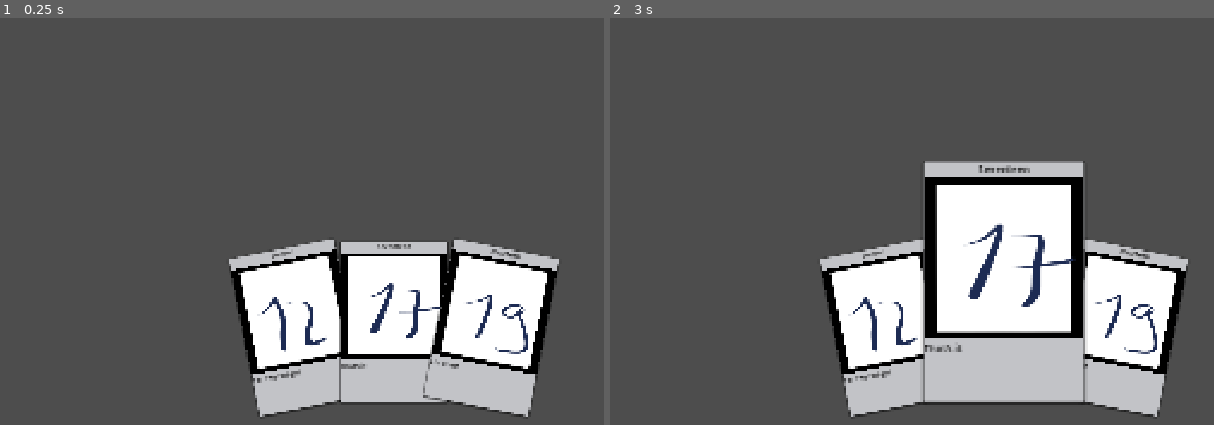
Above: before the commit, frames 1-2 (left to right).
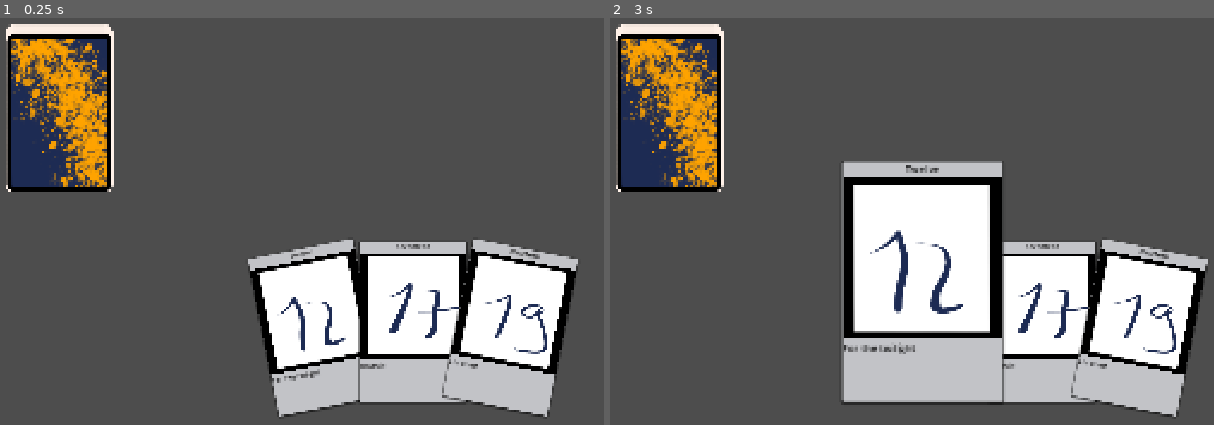
Above: after the commit, the same moments.

Repository: grizio/godot-samples
Game: Godot game, scene res://main.tscn
The game is run twice, just before and just after one commit, with the same random seed, the same clock (stepped at 60 frames per second) and the same inputs.
Inputs (mouse positions are in pixels of both pictures, inside the frame that each line leads up to):
- Up to frame 1 (0.25 s): no input
- Up to frame 2 (3 s): tap Enter at 0.5, 2 s; move the mouse to (1177, 209) at 0.52 s; click (1177, 209) at 0.67 s; tap Space at 1.25, 2.75 s; move the mouse to (845, 254) at 1.27 s; click (845, 254) at 1.42 s; move the mouse to (1081, 131) at 2.02 s; click (1081, 131) at 2.17 s; move the mouse to (966, 319) at 2.77 s; click (966, 319) at 2.92 s

The runs differ from the first frame. In frame 1, 16% of the frame differs, in the area x 0-96%, y 1-99%; in frame 2, 24%, in the area x 0-100%, y 1-99%.

Commit message:
add drawer

Diff:
--- a/card-selector/cards/card_tile.gd
+++ b/card-selector/card_tile/card_tile.gd
@@ -15,31 +15,22 @@
         max_index = value
         _setup()
 
-@onready var container: Panel = $CardTile
-@onready var title_label: Label = %Title
-@onready var texture_rect: TextureRect = %Texture
-@onready var description_text: RichTextLabel = %Description
+@onready var container: PanelContainer = $Container
+@onready var card_ui: CardUi = %CardUi
 @onready var minimum_size = custom_minimum_size.x
 
 var tween: Tween = null
 
 func _ready():
     _setup()
-    container.mouse_entered.connect(_on_mouse_entered)
-    container.mouse_exited.connect(_on_mouse_exited)
+    card_ui.mouse_entered.connect(_on_mouse_entered)
+    card_ui.mouse_exited.connect(_on_mouse_exited)
 
 func _setup() -> void:
-    if texture_rect == null:
+    if not is_node_ready():
         return
 
-    if card == null:
-        title_label.text = ""
-        texture_rect.texture = null
-        description_text.text = ""
-    else:
-        title_label.text = card.title
-        texture_rect.texture = card.texture
-        description_text.text = card.description
+    card_ui.card = card
 
     if index == 0:
         container.offset_transform_rotation = 0.0
--- /dev/null
+++ b/card-selector/card_tile/card_tile.tscn
@@ -0,0 +1,24 @@
+[gd_scene format=3 uid="uid://5yvf0m85hbju"]
+
+[ext_resource type="Script" uid="uid://8xmcrkeb25w" path="res://card_tile/card_tile.gd" id="1_hxtyv"]
+[ext_resource type="PackedScene" uid="uid://qc3lp2j5rxkg" path="res://card_tile/card_ui.tscn" id="2_7bsum"]
+
+[node name="CardTile" type="Control" unique_id=236924925]
+custom_minimum_size = Vector2(164, 0)
+layout_mode = 3
+anchors_preset = 0
+offset_right = 256.0
+offset_bottom = 512.0
+script = ExtResource("1_hxtyv")
+
+[node name="Container" type="PanelContainer" parent="." unique_id=1232004048]
+layout_mode = 0
+offset_right = 40.0
+offset_bottom = 40.0
+offset_transform_enabled = true
+offset_transform_pivot_ratio = Vector2(0.5, 1)
+
+[node name="CardUi" parent="Container" unique_id=1731679918 instance=ExtResource("2_7bsum")]
+unique_name_in_owner = true
+layout_mode = 2
+face = 0
--- /dev/null
+++ b/card-selector/card_tile/card_ui.gd
@@ -0,0 +1,47 @@
+class_name CardUi extends Control
+
+@export var card: Card:
+    set(value):
+        card = value
+        _setup()
+@export var face: Face = Face.BACK:
+    set(value):
+        face = value
+        _setup()
+
+enum Face {
+    FRONT,
+    BACK
+}
+
+@onready var front: Panel = $Front
+@onready var back: TextureRect = $Back
+@onready var title_label: Label = %Title
+@onready var texture_rect: TextureRect = %Texture
+@onready var description_text: RichTextLabel = %Description
+
+func _ready() -> void:
+    _setup()
+
+func _setup() -> void:
+    if not is_node_ready():
+        return
+
+    if card == null:
+        visible = false
+        title_label.text = ""
+        texture_rect.texture = null
+        description_text.text = ""
+    else:
+        visible = true
+        title_label.text = card.title
+        texture_rect.texture = card.texture
+        description_text.text = card.description
+
+    match face:
+        Face.FRONT:
+            front.visible = true
+            back.visible = false
+        Face.BACK:
+            front.visible = false
+            back.visible = true
--- /dev/null
+++ b/card-selector/card_tile/card_ui.tscn
@@ -0,0 +1,65 @@
+[gd_scene format=3 uid="uid://qc3lp2j5rxkg"]
+
+[ext_resource type="Script" uid="uid://dn7bvrhuuwvg4" path="res://card_tile/card_ui.gd" id="1_l8xr5"]
+[ext_resource type="Texture2D" uid="uid://c7xqbvy4nj7vq" path="res://cards/back-card.png" id="2_qqpnf"]
+
+[sub_resource type="StyleBoxFlat" id="StyleBoxFlat_sf5ia"]
+content_margin_left = 0.0
+content_margin_top = 0.0
+content_margin_right = 0.0
+content_margin_bottom = 0.0
+bg_color = Color(0.7607843, 0.7647059, 0.78039217, 1)
+corner_radius_top_left = 3
+corner_radius_top_right = 3
+corner_radius_bottom_right = 3
+corner_radius_bottom_left = 3
+corner_detail = 5
+shadow_size = 5
+shadow_offset = Vector2(0, 2)
+
+[node name="CardUi" type="Control" unique_id=1731679918]
+custom_minimum_size = Vector2(256, 384)
+layout_mode = 3
+anchors_preset = 0
+offset_right = 256.0
+offset_bottom = 384.0
+mouse_filter = 1
+script = ExtResource("1_l8xr5")
+
+[node name="Front" type="Panel" parent="." unique_id=514241835]
+custom_minimum_size = Vector2(256, 384)
+custom_maximum_size = Vector2(256, 384)
+layout_mode = 0
+offset_transform_enabled = true
+offset_transform_pivot_ratio = Vector2(0.5, 1)
+mouse_filter = 1
+theme_override_styles/panel = SubResource("StyleBoxFlat_sf5ia")
+
+[node name="VBoxContainer" type="VBoxContainer" parent="Front" unique_id=440211237]
+layout_mode = 1
+anchors_preset = 15
+anchor_right = 1.0
+anchor_bottom = 1.0
+grow_horizontal = 2
+grow_vertical = 2
+
+[node name="Title" type="Label" parent="Front/VBoxContainer" unique_id=1422209984]
+unique_name_in_owner = true
+layout_mode = 2
+theme_override_colors/font_color = Color(0, 0, 0, 1)
+horizontal_alignment = 1
+
+[node name="Texture" type="TextureRect" parent="Front/VBoxContainer" unique_id=1562766028]
+unique_name_in_owner = true
+custom_minimum_size = Vector2(256, 256)
+layout_mode = 2
+
+[node name="Description" type="RichTextLabel" parent="Front/VBoxContainer" unique_id=617030364]
+unique_name_in_owner = true
+layout_mode = 2
+theme_override_colors/default_color = Color(0, 0, 0, 1)
+fit_content = true
+
+[node name="Back" type="TextureRect" parent="." unique_id=819052631]
+layout_mode = 0
+texture = ExtResource("2_qqpnf")
--- a/card-selector/cards.gd
+++ b/card-selector/cards.gd
@@ -1,10 +1,16 @@
 class_name Cards extends HBoxContainer
 
 func _ready() -> void:
+    _setup()
+    child_order_changed.connect(_on_child_order_changed)
+
+func _setup() -> void:
     var children = get_children()
     var nb_children = children.size()
     var middle: float = (nb_children - 1) / 2.0
+    @warning_ignore("integer_division")
     var max_index: int = nb_children / 2 if nb_children % 2 == 0 else (nb_children - 1) / 2
+
     for i in range(nb_children):
         var child = children[i]
         if i == middle:
@@ -14,3 +20,6 @@
         else:
             child.index = - (middle - i)
         child.max_index = max_index
+
+func _on_child_order_changed() -> void:
+    _setup()
--- a/card-selector/cards/card_tile.tscn
+++ /dev/null
@@ -1,65 +0,0 @@
-[gd_scene format=3 uid="uid://5yvf0m85hbju"]
-
-[ext_resource type="Script" uid="uid://8xmcrkeb25w" path="res://cards/card_tile.gd" id="1_hxtyv"]
-
-[sub_resource type="StyleBoxFlat" id="StyleBoxFlat_exjqi"]
-content_margin_left = 0.0
-content_margin_top = 0.0
-content_margin_right = 0.0
-content_margin_bottom = 0.0
-bg_color = Color(0.7607843, 0.7647059, 0.78039217, 1)
-corner_radius_top_left = 3
-corner_radius_top_right = 3
-corner_radius_bottom_right = 3
-corner_radius_bottom_left = 3
-corner_detail = 5
-shadow_size = 5
-shadow_offset = Vector2(0, 2)
-
-[node name="CardTile" type="Control" unique_id=236924925]
-custom_minimum_size = Vector2(164, 0)
-layout_mode = 3
-anchors_preset = 0
-offset_right = 256.0
-offset_bottom = 512.0
-script = ExtResource("1_hxtyv")
-
-[node name="CardTile" type="Panel" parent="." unique_id=897863184]
-custom_minimum_size = Vector2(256, 384)
-custom_maximum_size = Vector2(256, 384)
-layout_mode = 1
-anchors_preset = 5
-anchor_left = 0.5
-anchor_right = 0.5
-offset_left = -128.0
-offset_right = 128.0
-offset_bottom = 384.0
-grow_horizontal = 2
-offset_transform_enabled = true
-offset_transform_pivot_ratio = Vector2(0.5, 1)
-theme_override_styles/panel = SubResource("StyleBoxFlat_exjqi")
-
-[node name="VBoxContainer" type="VBoxContainer" parent="CardTile" unique_id=1561308014]
-layout_mode = 1
-anchors_preset = 15
-anchor_right = 1.0
-anchor_bottom = 1.0
-grow_horizontal = 2
-grow_vertical = 2
-
-[node name="Title" type="Label" parent="CardTile/VBoxContainer" unique_id=282132120]
-unique_name_in_owner = true
-layout_mode = 2
-theme_override_colors/font_color = Color(0, 0, 0, 1)
-horizontal_alignment = 1
-
-[node name="Texture" type="TextureRect" parent="CardTile/VBoxContainer" unique_id=1735618702]
-unique_name_in_owner = true
-custom_minimum_size = Vector2(256, 256)
-layout_mode = 2
-
-[node name="Description" type="RichTextLabel" parent="CardTile/VBoxContainer" unique_id=1397957486]
-unique_name_in_owner = true
-layout_mode = 2
-theme_override_colors/default_color = Color(0, 0, 0, 1)
-fit_content = true
--- /dev/null
+++ b/card-selector/drawer.gd
@@ -0,0 +1,44 @@
+class_name Drawer extends VBoxContainer
+
+signal pressed()
+
+const CardUiScene = preload("res://card_tile/card_ui.tscn")
+
+@export var cards: Array[Card]:
+    set(value):
+        cards = value
+        _setup()
+
+func _ready() -> void:
+    _setup()
+    gui_input.connect(_on_gui_input)
+
+func _setup() -> void:
+    if not is_node_ready():
+        return
+
+    while get_child_count() > 0:
+        remove_child(get_child(0))
+
+    for i in range(cards.size()):
+        var control = Control.new()
+        control.mouse_filter = Control.MOUSE_FILTER_PASS
+        add_child(control)
+        var card_ui = CardUiScene.instantiate()
+        card_ui.card = cards[i]
+        control.add_child(card_ui)
+
+func draw() -> Card:
+    if cards.size() == 0:
+        return null
+
+    var card = cards.pop_front()
+    remove_child(get_child(0))
+
+    return card
+
+func _on_gui_input(event: InputEvent) -> void:
+    if event is InputEventMouseButton:
+        if event.button_index == MOUSE_BUTTON_LEFT:
+            if event.pressed:
+                pressed.emit()
--- /dev/null
+++ b/card-selector/drawer.tscn
@@ -0,0 +1,22 @@
+[gd_scene format=3 uid="uid://bqdl7o07kwqgp"]
+
+[ext_resource type="Script" uid="uid://cyg1p84rlbrwd" path="res://drawer.gd" id="1_qe6j5"]
+[ext_resource type="PackedScene" uid="uid://qc3lp2j5rxkg" path="res://card_tile/card_ui.tscn" id="2_kj86r"]
+
+[node name="Drawer" type="VBoxContainer" unique_id=1977351445]
+offset_bottom = 1.0
+theme_override_constants/separation = 1
+alignment = 2
+script = ExtResource("1_qe6j5")
+
+[node name="Control" type="Control" parent="." unique_id=28511942]
+layout_mode = 2
+
+[node name="CardUi" parent="Control" unique_id=1731679918 instance=ExtResource("2_kj86r")]
+layout_mode = 0
+
+[node name="Control2" type="Control" parent="." unique_id=32420267]
+layout_mode = 2
+
+[node name="CardUi" parent="Control2" unique_id=683585022 instance=ExtResource("2_kj86r")]
+layout_mode = 0
--- /dev/null
+++ b/card-selector/main.gd
@@ -0,0 +1,104 @@
+extends Control
+
+const CardUiScene = preload("res://card_tile/card_ui.tscn")
+const CardTileScene = preload("res://card_tile/card_tile.tscn")
+
+const card_move_speed = 5000
+
+@onready var cards: Cards = $Cards
+@onready var drawer: Drawer = $Drawer
+
+var move_state: MoveState = MoveState.NONE
+var moving_card: CardUi = null
+var created_card_tile: CardTile = null
+
+enum MoveState {
+    NONE,
+    MOVING,
+    FLIPPING
+}
+
+var all_cards: Array[Card] = [
+    preload("res://cards/card1.tres"),
+    preload("res://cards/card2.tres"),
+    preload("res://cards/card3.tres"),
+    preload("res://cards/card4.tres"),
+    preload("res://cards/card5.tres"),
+    preload("res://cards/card6.tres"),
+    preload("res://cards/card7.tres"),
+    preload("res://cards/card8.tres"),
+    preload("res://cards/card9.tres"),
+    preload("res://cards/card10.tres"),
+    preload("res://cards/card11.tres"),
+    preload("res://cards/card12.tres"),
+    preload("res://cards/card13.tres"),
+    preload("res://cards/card14.tres"),
+    preload("res://cards/card15.tres"),
+    preload("res://cards/card16.tres"),
+    preload("res://cards/card17.tres"),
+    preload("res://cards/card18.tres"),
+    preload("res://cards/card19.tres"),
+    preload("res://cards/card20.tres"),
+]
+
+func _ready() -> void:
+    var drawer_cards = all_cards.duplicate()
+    drawer_cards.shuffle()
+    drawer.cards = drawer_cards
+
+    drawer.pressed.connect(_on_drawer_pressed)
+
+func _process(delta: float) -> void:
+    if moving_card != null:
+        moving_card.global_position = moving_card.global_position.move_toward(created_card_tile.global_position, card_move_speed * delta)
+        if moving_card.global_position.distance_squared_to(created_card_tile.global_position) < 16:
+            moving_card.global_position = created_card_tile.global_position
+            flip_card()
+
+func flip_card() -> void:
+    if move_state == MoveState.FLIPPING:
+        return
+
+    move_state = MoveState.FLIPPING
+    var tween_1 = create_tween().set_ease(Tween.EASE_IN_OUT).set_trans(Tween.TRANS_CUBIC)
+    # Flip by scaling X to 0 and back
+    tween_1.tween_property(moving_card, "scale:x", 0.01, 0.15)
+    await tween_1.finished
+    moving_card.queue_free()
+
+    created_card_tile.modulate = Color.WHITE
+    created_card_tile.scale.x = 0
+    var tween_2 = create_tween().set_ease(Tween.EASE_IN_OUT).set_trans(Tween.TRANS_CUBIC)
+    tween_2.tween_property(created_card_tile, "scale:x", 1, 0.15)
+    await tween_2.finished
+
+    moving_card = null
+    created_card_tile = null
+    move_state = MoveState.NONE
+
+func _setup() -> void:
+    var drawer_cards = all_cards.duplicate()
+    drawer_cards.shuffle()
+
+    drawer.cards = drawer_cards
+
+    drawer.pressed.connect(_on_drawer_pressed)
+
+func _on_drawer_pressed() -> void:
+    if move_state != MoveState.NONE:
+        return
+
+    move_state = MoveState.MOVING
+    var card = drawer.draw()
+    if card == null:
+        return
+
+    moving_card = CardUiScene.instantiate()
+    moving_card.card = card
+    add_child(moving_card)
+    moving_card.global_position = drawer.global_position
+
+    created_card_tile = CardTileScene.instantiate()
+    created_card_tile.card = card
+    created_card_tile.modulate = Color.TRANSPARENT
+    cards.add_child(created_card_tile)
--- a/card-selector/main.tscn
+++ b/card-selector/main.tscn
@@ -1,18 +1,21 @@
 [gd_scene format=3 uid="uid://cral1vp8nqn35"]
 
 [ext_resource type="PackedScene" uid="uid://dl8kvb44clelk" path="res://cards.tscn" id="1_7mycd"]
-[ext_resource type="PackedScene" uid="uid://5yvf0m85hbju" path="res://cards/card_tile.tscn" id="1_lquwl"]
+[ext_resource type="Script" uid="uid://ctjkar7lolkgh" path="res://main.gd" id="1_272bh"]
+[ext_resource type="PackedScene" uid="uid://5yvf0m85hbju" path="res://card_tile/card_tile.tscn" id="1_lquwl"]
 [ext_resource type="Resource" uid="uid://b4is3ymvjhvqj" path="res://cards/card12.tres" id="3_lquwl"]
 [ext_resource type="Resource" uid="uid://yu6meopkrk6f" path="res://cards/card17.tres" id="4_7mycd"]
 [ext_resource type="Resource" uid="uid://j2uk81dd1ewj" path="res://cards/card19.tres" id="5_272bh"]
+[ext_resource type="PackedScene" uid="uid://bqdl7o07kwqgp" path="res://drawer.tscn" id="6_7mycd"]
 
-[node name="Control" type="Control" unique_id=1480681280]
+[node name="Main" type="Control" unique_id=1480681280]
 layout_mode = 3
 anchors_preset = 15
 anchor_right = 1.0
 anchor_bottom = 1.0
 grow_horizontal = 2
 grow_vertical = 2
+script = ExtResource("1_272bh")
 
 [node name="Cards" parent="." unique_id=1789008163 instance=ExtResource("1_7mycd")]
 layout_mode = 1
@@ -40,3 +43,10 @@
 [node name="CardTile3" parent="Cards" unique_id=1474060413 instance=ExtResource("1_lquwl")]
 layout_mode = 2
 card = ExtResource("5_272bh")
+
+[node name="Drawer" parent="." unique_id=1977351445 instance=ExtResource("6_7mycd")]
+layout_mode = 0
+offset_left = 29.0
+offset_top = 47.0
+offset_right = 29.0
+offset_bottom = 56.0
Renamed: card-selector/cards/card_tile.gd.uid -> card-selector/card_tile/card_tile.gd.uid
Not shown, added: card-selector/card_tile/card_ui.gd.uid
Binary file added: card-selector/cards/back-card.png
Not shown, added: card-selector/cards/back-card.png.import
Not shown, added: card-selector/drawer.gd.uid
Not shown, added: card-selector/main.gd.uid
Not shown, added: card-selector/arts/back-card.kra
